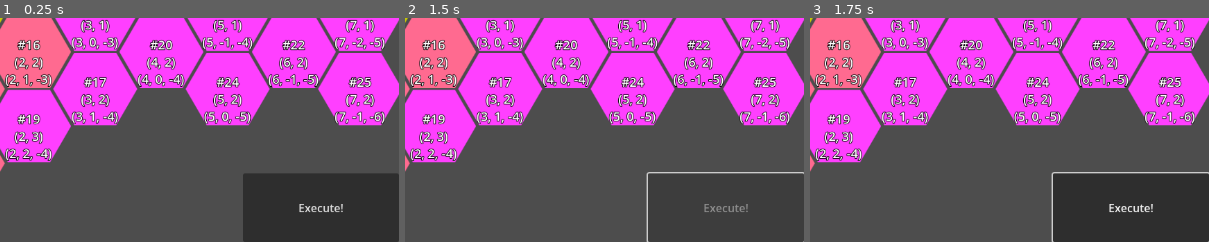
Above: before the commit, frames 1-3 (left to right).
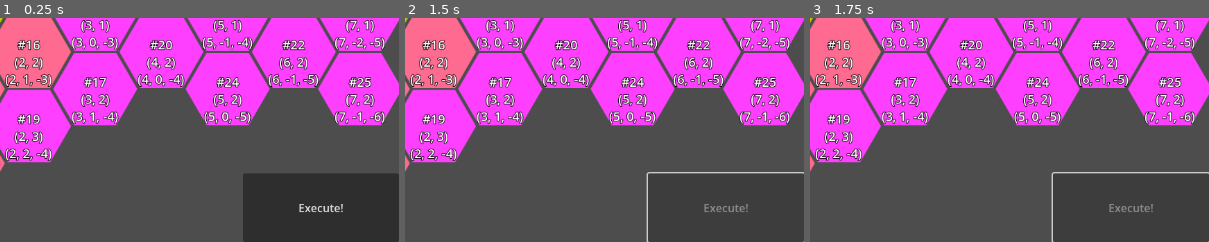
Above: after the commit, the same moments.

Repository: ArokhSlade/confetticore
Game: Godot game, scene res://game.tscn
Same seed, same stepped clock (60 frames per second), same inputs: the game is played once before the commit and once after it.
Inputs (mouse positions are % of the whole screen's width and height, from its top left):
- Up to frame 1 (0.25 s): no input
- Up to frame 2 (1.5 s): click "Execute!" at 0.5 s; tap Enter at 1.25 s; move the mouse to (45, 70) at 1.27 s; click (45, 70) at 1.42 s
- Up to frame 3 (1.75 s): no input
The pictures show only the part of the screen within x 50-100%, y 50-100%; the shares and areas given below are measured in that part.

Frames 1-2 are identical in both runs. In frame 3, 0.2% of the frame differs, in the area x 74-86%, y 83-87%.
Error after the commit: Parse Error: Could not find type "ConfetticoreHexagonTileMapLayer" in the current scope. (res://ui/player_input/player_input.gd:8)

Commit message:
merged level.gd into hexmap script

Diff:
--- a/confetticore_hexagon_tilemaplayer.gd
+++ b/confetticore_hexagon_tilemaplayer.gd
@@ -1,17 +1,38 @@
 @tool
 extends HexagonTileMapLayer
-class_name ConfetticoreHexagonTileMapLayer
+class_name HexMap
+
+# TODO(ArokhSlade 2025 08 22): do we really need this?
+enum GameState
+{
+	PLAN,
+	EXECUTE
+}
+
+signal finished_moving_all_mechs
 
 @export var mechs : Mechs
+@export var state = GameState.PLAN
 
 var hex_data : Dictionary[Vector3i, Hex]
 
 func _ready():
 	super._ready()
-	setup()
+	add_mechs_to_hex_data()
 
-func setup():
-	add_mechs_to_hex_data()
+func setup(mech_step_time):
+	mechs.setup(mech_step_time)
+
+func move_all_mechs():
+	mechs.move_all()
+	state = GameState.EXECUTE
+
+func _on_mechs_finished_moving_all():
+	state = GameState.PLAN
+	finished_moving_all_mechs.emit()
+
+func update_mech_path(mech, target):
+	mechs.update_mech_path(mech, target)
 
 func add_mechs_to_hex_data():
 	#TODO(ArokhSlade, 2025 08 09): composite pattern?
@@ -41,11 +62,7 @@
 	return map_coords
 
 func has_mech(cube_coords : Vector3i):
-	for mech : Mech in mechs.get_children():
-		var mech_cube = get_cube_coords(mech)
-		if mech_cube == cube_coords:
-			return true
-	return false
+	return try_get_mech(cube_coords) != null
 
 func try_get_mech(cube_coords : Vector3i) -> Mech:
 	for mech : Mech in mechs.get_children():
@@ -68,7 +85,7 @@
 
 class Hex:
 	var cube_coords : Vector3i
-	var hex_map : ConfetticoreHexagonTileMapLayer
+	var hex_map : HexMap
 
 	var tile_data : TileData
 	var occupant : Object
--- a/level/level.tscn
+++ b/level/level.tscn
@@ -1,6 +1,5 @@
-[gd_scene load_steps=9 format=4 uid="uid://dqnfsgb18u6f6"]
+[gd_scene load_steps=8 format=4 uid="uid://dqnfsgb18u6f6"]
 
-[ext_resource type="Script" uid="uid://cm32e6mlc1jmk" path="res://level/level.gd" id="1_0b4ue"]
 [ext_resource type="Texture2D" uid="uid://c3tqvwb12rhq3" path="res://addons/hexagon_tilemaplayer/demo/tile_vertical.png" id="1_vonw3"]
 [ext_resource type="Script" uid="uid://bpjinj1osdng4" path="res://confetticore_hexagon_tilemaplayer.gd" id="3_1ainy"]
 [ext_resource type="PackedScene" uid="uid://30ubfbepehwu" path="res://mech/mech.tscn" id="3_oi3di"]
@@ -40,12 +39,7 @@
 custom_data_layer_1/type = 0
 sources/2 = SubResource("TileSetAtlasSource_8yx6j")
 
-[node name="Level" type="Node2D" node_paths=PackedStringArray("hex_map", "mechs")]
-script = ExtResource("1_0b4ue")
-hex_map = NodePath("HexagonTileMapLayer")
-mechs = NodePath("HexagonTileMapLayer/Mechs")
-
-[node name="HexagonTileMapLayer" type="TileMapLayer" parent="." node_paths=PackedStringArray("mechs")]
+[node name="HexMap" type="TileMapLayer" node_paths=PackedStringArray("mechs")]
 tile_map_data = PackedByteArray("AAD/////AgAAAAAAAAAAAP//AgAAAAAAAAAAAAAAAgAAAAAAAAABAP//AgAAAAAAAAAAAAEAAgAAAAAAAgD//w …(512 unchanged characters)…
 tile_set = SubResource("TileSet_dhmdd")
 script = ExtResource("3_1ainy")
@@ -54,35 +48,35 @@
 debug_mode = 1
 metadata/_custom_type_script = "uid://buj6ft1vvdf2f"
 
-[node name="Mechs" parent="HexagonTileMapLayer" node_paths=PackedStringArray("mech_step_timer", "hex_map") instance=ExtResource("4_1ainy")]
-mech_step_timer = NodePath("../../MechStepTimer")
+[node name="Mechs" parent="." node_paths=PackedStringArray("mech_step_timer", "hex_map") instance=ExtResource("4_1ainy")]
+mech_step_timer = NodePath("../MechStepTimer")
 hex_map = NodePath("..")
 
-[node name="Mech" parent="HexagonTileMapLayer/Mechs" node_paths=PackedStringArray("pilot") instance=ExtResource("3_oi3di")]
+[node name="Mech" parent="Mechs" node_paths=PackedStringArray("pilot") instance=ExtResource("3_oi3di")]
 position = Vector2(379, 79)
 pilot = NodePath("Pilot")
 
-[node name="Pilot" parent="HexagonTileMapLayer/Mechs/Mech" instance=ExtResource("5_f2txt")]
+[node name="Pilot" parent="Mechs/Mech" instance=ExtResource("5_f2txt")]
 position = Vector2(0, -26)
 call_sign = "gerald"
 experience = 1336
 
-[node name="Mech2" parent="HexagonTileMapLayer/Mechs" node_paths=PackedStringArray("pilot") instance=ExtResource("3_oi3di")]
+[node name="Mech2" parent="Mechs" node_paths=PackedStringArray("pilot") instance=ExtResource("3_oi3di")]
 modulate = Color(1, 0.1, 0.1, 1)
 position = Vector2(523, 157)
 pilot = NodePath("Pilot")
 
-[node name="Pilot" parent="HexagonTileMapLayer/Mechs/Mech2" instance=ExtResource("5_f2txt")]
+[node name="Pilot" parent="Mechs/Mech2" instance=ExtResource("5_f2txt")]
 position = Vector2(0, -26)
 call_sign = "gerald"
 experience = 1336
 
-[node name="Mech3" parent="HexagonTileMapLayer/Mechs" node_paths=PackedStringArray("pilot") instance=ExtResource("3_oi3di")]
+[node name="Mech3" parent="Mechs" node_paths=PackedStringArray("pilot") instance=ExtResource("3_oi3di")]
 modulate = Color(0.03, 1, 0.401833, 1)
 position = Vector2(-477, 720)
 pilot = NodePath("Pilot")
 
-[node name="Pilot" parent="HexagonTileMapLayer/Mechs/Mech3" instance=ExtResource("5_f2txt")]
+[node name="Pilot" parent="Mechs/Mech3" instance=ExtResource("5_f2txt")]
 position = Vector2(0, -26)
 call_sign = "gerald"
 experience = 1336
@@ -93,5 +87,5 @@
 
 [node name="MechStepTimer" type="Timer" parent="."]
 
-[connection signal="finished_moving_all" from="HexagonTileMapLayer/Mechs" to="." method="_on_mechs_finished_moving_all"]
-[connection signal="timeout" from="MechStepTimer" to="HexagonTileMapLayer/Mechs" method="_on_mech_step_timer_timeout"]
+[connection signal="finished_moving_all" from="Mechs" to="." method="_on_mechs_finished_moving_all"]
+[connection signal="timeout" from="MechStepTimer" to="Mechs" method="_on_mech_step_timer_timeout"]
